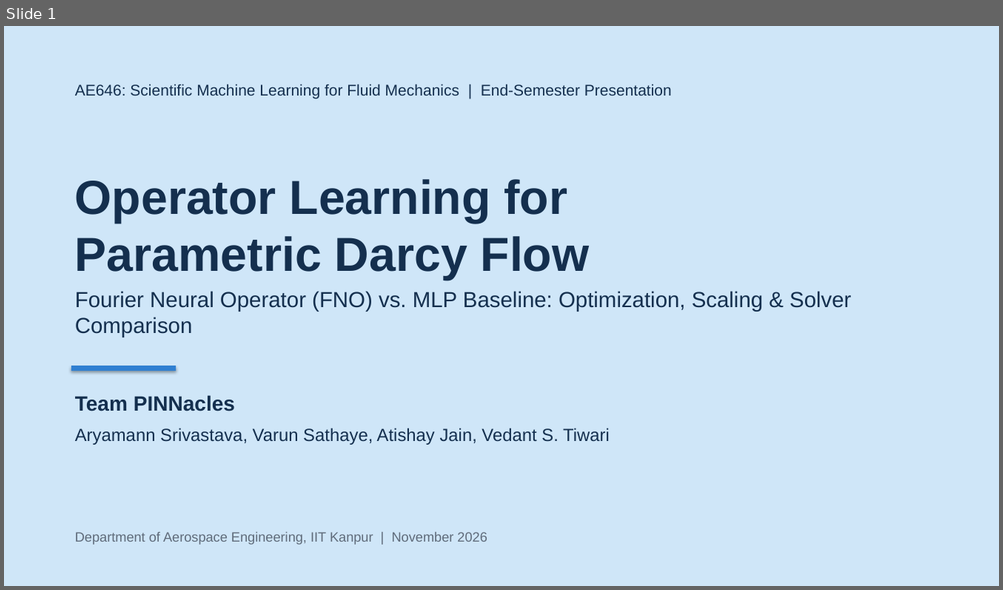
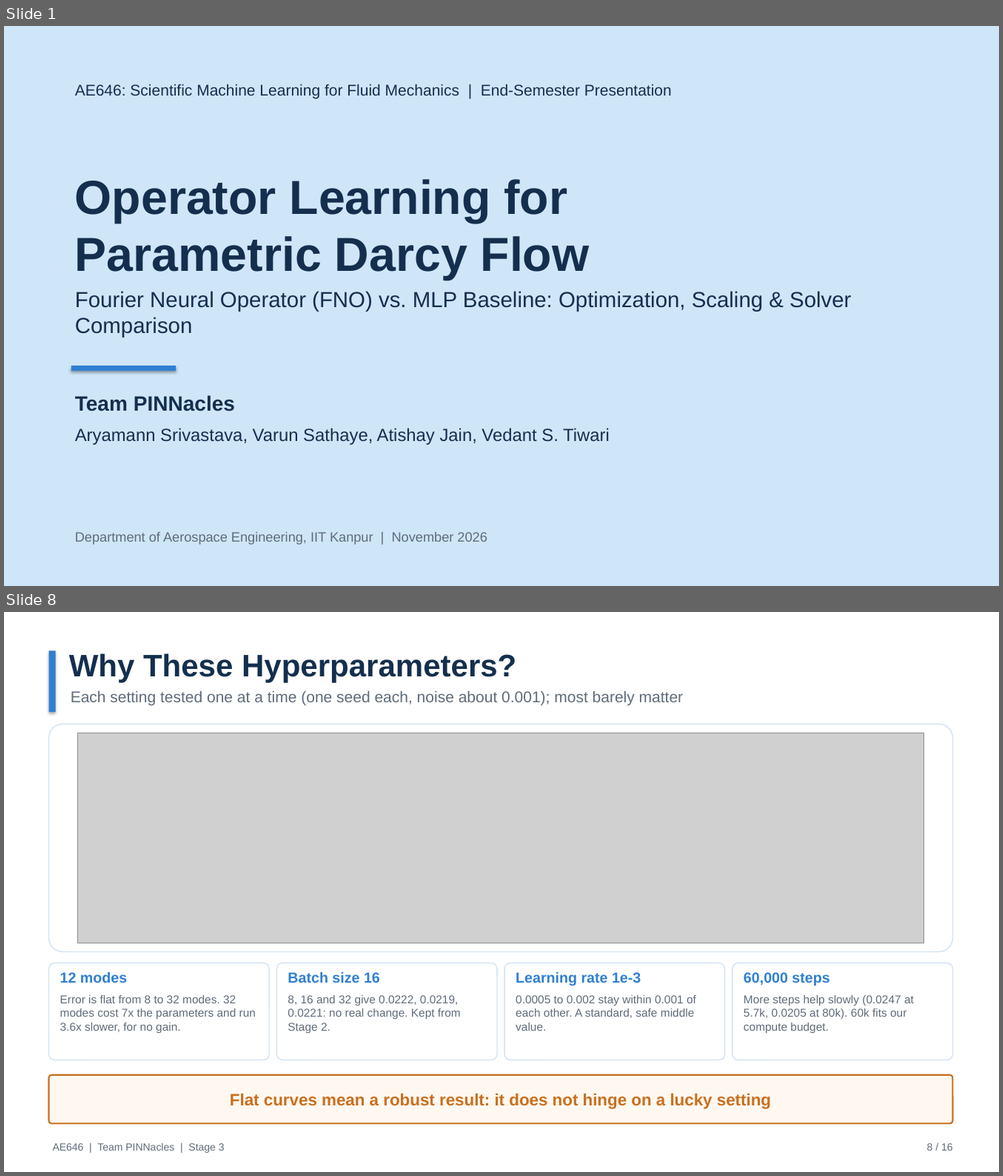
Before and after one commit to ARYAMANN7279/AE646-PINNacles, a slide deck: stage3/PINNacles_Stage3_FinalPresentation.pptx. Shown one above the other, each under a label of ours: slide 1 before the commit, slides 1 and 8 after it; the slides between them are not shown. The pictures are 1003x590 and 1003x1176 pixels, drawn with LibreOffice and Linux fonts; fonts in the diff are those of the drawing; grey boxes stand for pictures. Boxes give left, top, right and bottom in pixels: in the first picture for what was removed or moved away, otherwise in the second. Text is boxed around its words. In the diff, an @@ line names an element or a change of style, - is before the commit and + after.

Commit message:
Stage 3 deck: 16 slides with TA suggestions (Darcy equation, objectives/phases, models, data/training, hyperparameters, MLP limit, limitations)

```diff
--- a/stage3/PINNacles_Stage3_FinalPresentation.pptx
+++ b/stage3/PINNacles_Stage3_FinalPresentation.pptx
@@ slide 8 added at bbox=[4, 612, 999, 1172], background #FFFFFF @@
@@ rectangle added at bbox=[49, 650, 56, 712], fill #2F7FD1 @@
@@ text added at bbox=[69, 653, 516, 682], 30 pt, text #142F4E, bold @@
+Why These Hyperparameters?
@@ text added at bbox=[71, 691, 683, 706], 15 pt, text #5F6B7A @@
+Each setting tested one at a time (one seed each, noise about 0.001); most barely matter
@@ rounded rectangle added at bbox=[49, 724, 952, 952], fill #FFFFFF, outline #D3E3F3 1 pt @@
@@ picture added at bbox=[77, 733, 923, 943] @@
@@ rounded rectangle added at bbox=[49, 963, 269, 1060], fill #FFFFFF, outline #D3E3F3 1 pt @@
@@ rounded rectangle added at bbox=[276, 963, 497, 1060], fill #FFFFFF, outline #D3E3F3 1 pt @@
@@ rounded rectangle added at bbox=[504, 963, 725, 1060], fill #FFFFFF, outline #D3E3F3 1 pt @@
@@ rounded rectangle added at bbox=[732, 963, 952, 1060], fill #FFFFFF, outline #D3E3F3 1 pt @@
@@ text added at bbox=[60, 972, 127, 983], 14 pt, text #2F7FD1, bold @@
+12 modes
@@ text added at bbox=[287, 972, 380, 983], 14 pt, text #2F7FD1, bold @@
+Batch size 16
@@ text added at bbox=[515, 972, 640, 986], 14 pt, text #2F7FD1, bold @@
+Learning rate 1e-3
@@ text added at bbox=[743, 972, 829, 986], 14 pt, text #2F7FD1, bold @@
+60,000 steps
@@ text added at bbox=[60, 995, 256, 1033], 11 pt, text #5F6B7A @@
+Error is flat from 8 to 32 modes. 32 modes cost 7x the parameters and run 3.6x slower, for no gain.
@@ text added at bbox=[287, 995, 461, 1033], 11 pt, text #5F6B7A @@
+8, 16 and 32 give 0.0222, 0.0219, 0.0221: no real change. Kept from Stage 2.
@@ text added at bbox=[515, 995, 696, 1031], 11 pt, text #5F6B7A @@
+0.0005 to 0.002 stay within 0.001 of each other. A standard, safe middle value.
@@ text added at bbox=[743, 995, 913, 1033], 11 pt, text #5F6B7A @@
+More steps help slowly (0.0247 at 5.7k, 0.0205 at 80k). 60k fits our compute budget.
@@ rounded rectangle added at bbox=[49, 1075, 952, 1123], fill #FFF8F0, outline #C96F1E 1.5 pt @@
@@ text added at bbox=[230, 1093, 771, 1109], 16 pt, text #C96F1E, bold @@
+Flat curves mean a robust result: it does not hinge on a lucky setting
@@ text added at bbox=[53, 1143, 225, 1153], 10 pt, text #5F6B7A @@
+AE646 | Team PINNacles | Stage 3
@@ text added at bbox=[927, 1143, 953, 1151], 10 pt, text #5F6B7A @@
+8 / 16
```
Also in this commit, not shown: 9 slides changed, 5 other slides added, 2 slides removed, 13 other files.
